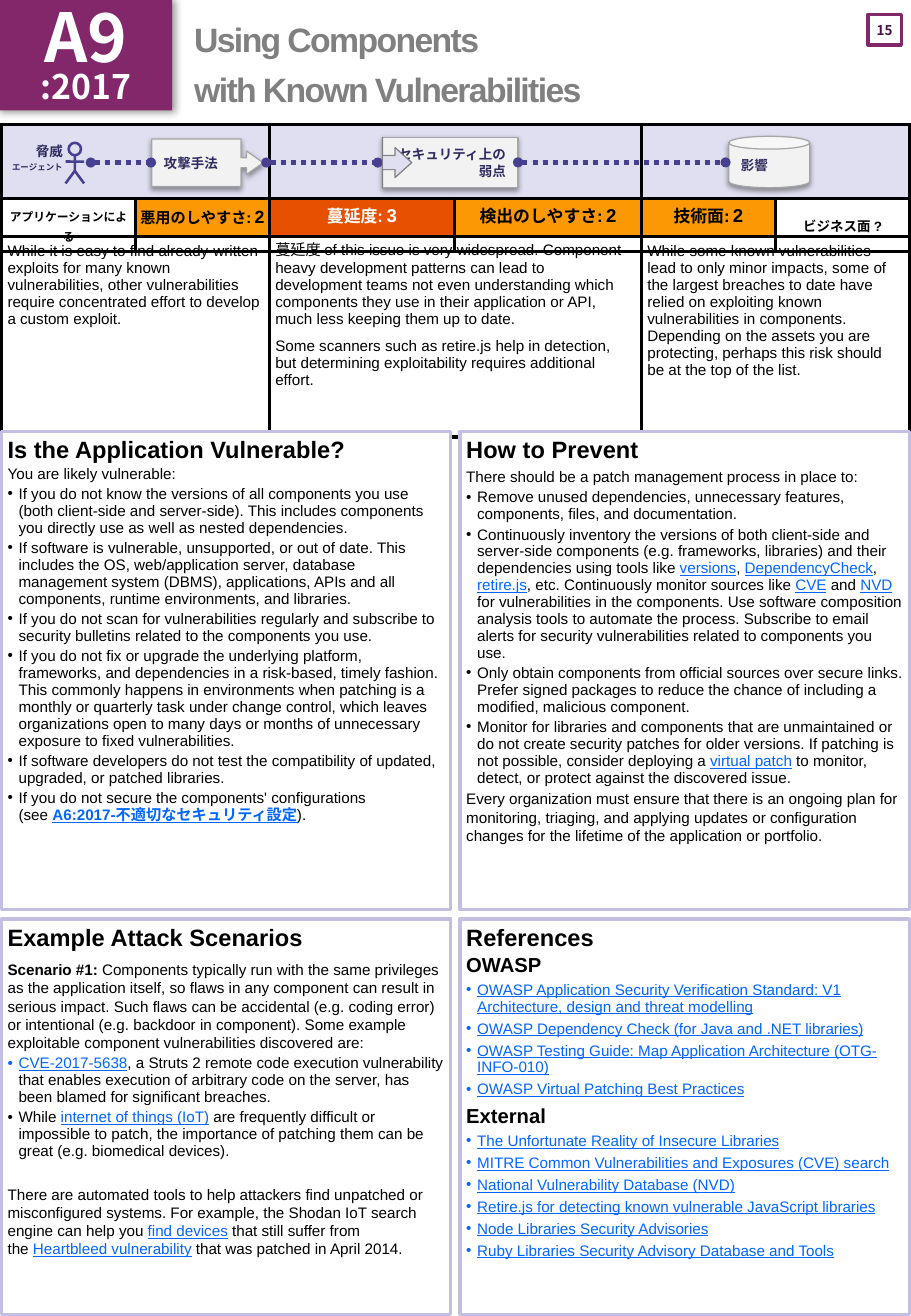
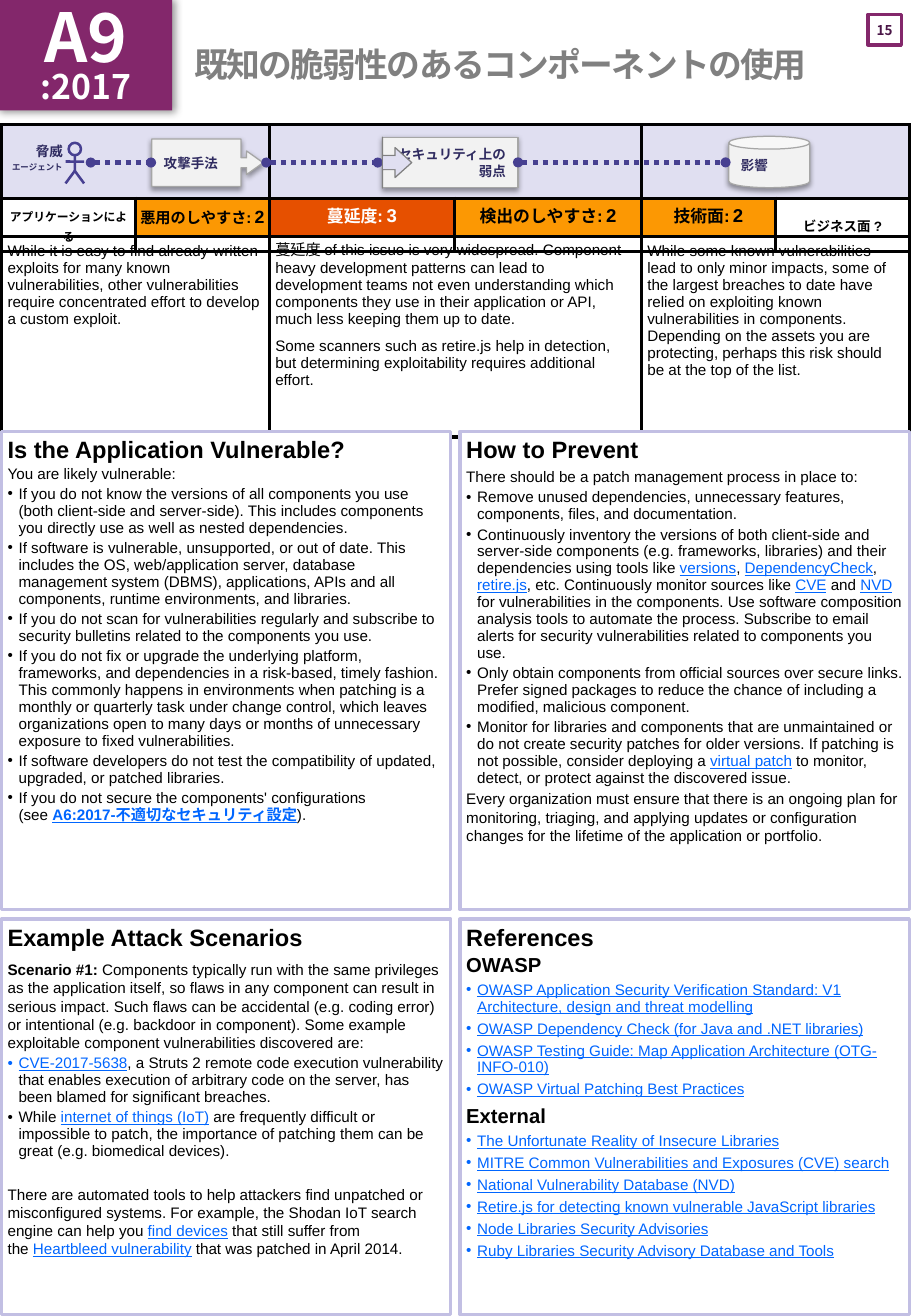
Before and after one commit to OWASP/Top10, a slide deck: slide 16 of 2017/ja/pptx_file/OWASP Top 10-2017_ja_DIN-A4.pptx. Drawn at 911x1316 pixels with LibreOffice and Linux fonts; fonts in the diff are those of the drawing. Boxes give left, top, right and bottom in pixels: in the first picture for what was removed or moved away, otherwise in the second. Text is boxed around its words. In the diff, an @@ line names an element or a change of style, - is before the commit and + after.

```diff
--- a/2017/ja/pptx_file/OWASP Top 10-2017_ja_DIN-A4.pptx
+++ b/2017/ja/pptx_file/OWASP Top 10-2017_ja_DIN-A4.pptx
@@ title at (194,48,806,80): text changed; font Arial to Noto Sans CJK JP @@
-Using Components
-with Known Vulnerabilities
+既知の脆弱性のあるコンポーネントの使用
```
Also in this commit, not shown: 17 other slides changed.
